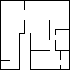
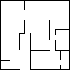
Revision of a layered 70 x 70 image; what changed, layer by layer:
painted on "walls" over (x1=19, y1=50, x2=20, y2=69)
